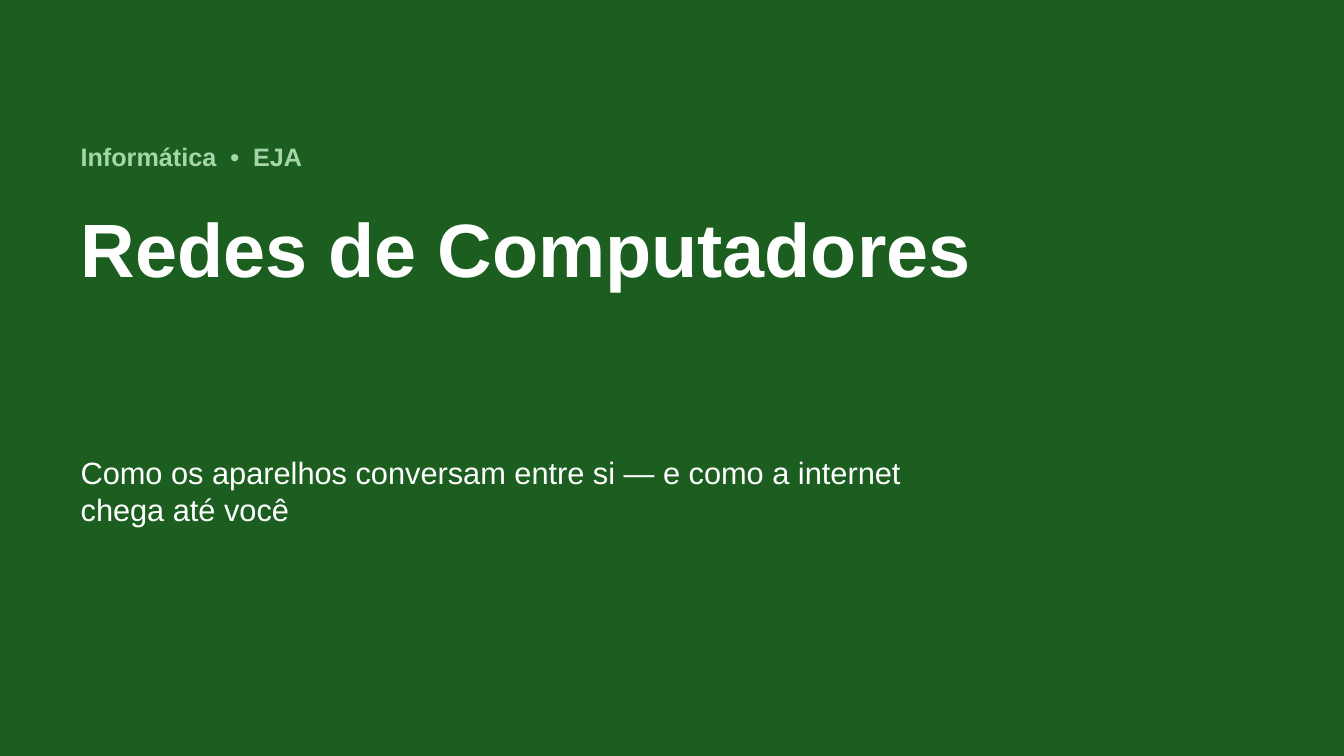
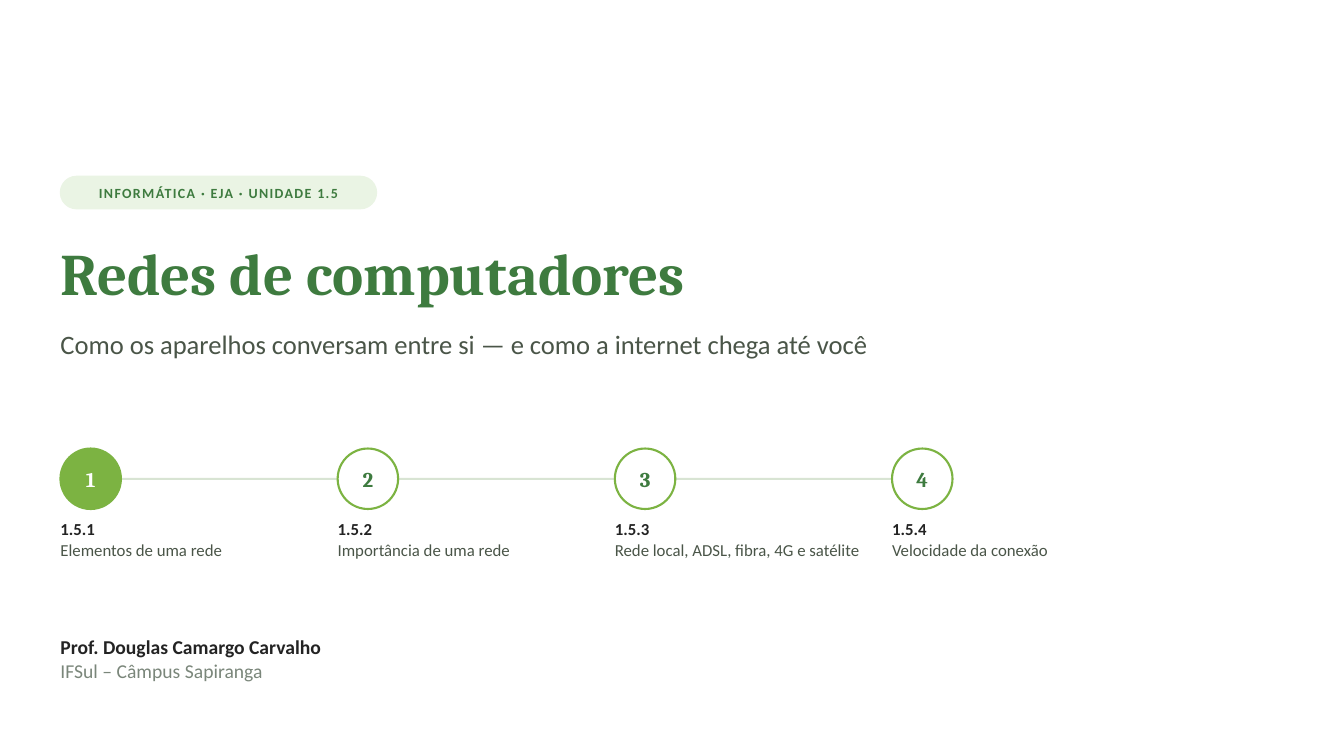
Before and after one commit to douglascsc/sobre, a slide deck: slide 1 of aulas/eja-redes/Redes_de_Computadores_EJA.pptx. Drawn at 1344x756 pixels with LibreOffice and Linux fonts; fonts in the diff are those of the drawing; background and template pictures are left out. Boxes give left, top, right and bottom in pixels: in the first picture for what was removed or moved away, otherwise in the second. Text is boxed around its words. In the diff, an @@ line names an element or a change of style, - is before the commit and + after.

```diff
--- a/aulas/eja-redes/Redes_de_Computadores_EJA.pptx
+++ b/aulas/eja-redes/Redes_de_Computadores_EJA.pptx
@@ background #1B5E20 to #FFFFFF @@
@@ text removed at (x1=81, y1=147, x2=302, y2=166) @@
-Informática • EJA
@@ rounded rectangle added at (x1=60, y1=176, x2=376, y2=209), fill #EAF4E4, outline #EAF4E4 1 pt @@
@@ text added at (x1=99, y1=186, x2=338, y2=198), 10 pt, text #3E7B3F, bold @@
+INFORMÁTICA · EJA · UNIDADE 1.5
@@ text "Redes de computadores" at (x1=60, y1=254, x2=685, y2=308): vertical alignment top to middle @@
@@ text at (x1=60, y1=254, x2=685, y2=308): text changed; size 54 to 42 pt; font Arial to Cambria; text colour #FFFFFF to #3E7B3F @@
-Redes de Computadores
+Redes de computadores
@@ text "Como os aparelhos conversam entre ..." moved from (x1=81, y1=461, x2=900, y2=526) to (x1=60, y1=335, x2=867, y2=359) @@
@@ text "Como os aparelhos conversam entre ..." at (x1=60, y1=335, x2=867, y2=359): size 22 to 19 pt, font Arial to Calibri, text colour #FFFFFF to #4A5548; less space between paragraphs @@
@@ ellipse added at (x1=60, y1=449, x2=121, y2=509), fill #7CB342, outline #7CB342 1.5 pt @@
@@ ellipse added at (x1=338, y1=449, x2=398, y2=509), fill #FFFFFF, outline #7CB342 1.5 pt @@
@@ ellipse added at (x1=615, y1=449, x2=676, y2=509), fill #FFFFFF, outline #7CB342 1.5 pt @@
@@ ellipse added at (x1=892, y1=449, x2=953, y2=509), fill #FFFFFF, outline #7CB342 1.5 pt @@
@@ text added at (x1=86, y1=473, x2=96, y2=487), 15 pt, text #FFFFFF, bold @@
+1
@@ line added from (91, 479) to (918, 479), #D8E4D3 1.5 pt @@
@@ text added at (x1=363, y1=472, x2=374, y2=487), 15 pt, text #3E7B3F, bold @@
+2
@@ text added at (x1=640, y1=473, x2=651, y2=487), 15 pt, text #3E7B3F, bold @@
+3
@@ text added at (x1=916, y1=473, x2=928, y2=487), 15 pt, text #3E7B3F, bold @@
+4
@@ text added at (x1=60, y1=524, x2=222, y2=556), 12 pt, text #4A5548 @@
+1.5.1
+Elementos de uma rede
@@ text added at (x1=338, y1=524, x2=510, y2=559), 12 pt, text #4A5548 @@
+1.5.2
+Importância de uma rede
@@ text added at (x1=615, y1=524, x2=859, y2=558), 12 pt, text #4A5548 @@
+1.5.3
+Rede local, ADSL, fibra, 4G e satélite
@@ text added at (x1=892, y1=524, x2=1048, y2=556), 12 pt, text #4A5548 @@
+1.5.4
+Velocidade da conexão
@@ text added at (x1=60, y1=640, x2=321, y2=682), 14 pt, text #232323, bold @@
+Prof. Douglas Camargo Carvalho
+IFSul – Câmpus Sapiranga
```
Also in this commit, not shown: 26 other slides changed, 2 slides added, 1 slide removed, 1 other file.
